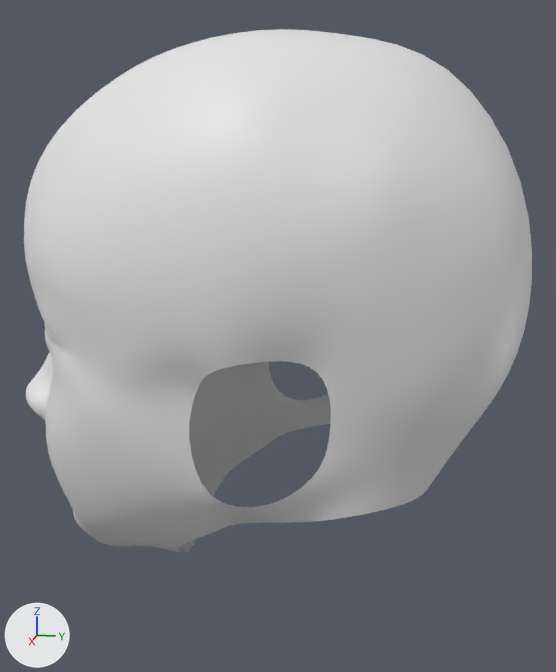
Renders of the Blender file 31.07.2025_Character.blend from each side of a commit.
Camera for both pictures: a 50 mm camera at (0.281, 0.033, 1.609) aimed at (-0.003, -0.024, 1.538). Arrows for +X, +Y and +Z are at lower left; the lights stay in place.

Objects in the first picture: 'Плоскость', 'Сфера'.
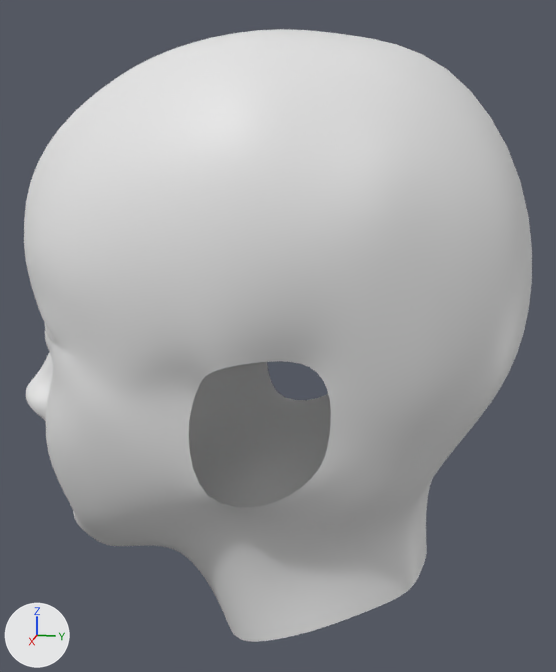
What differs and where, as boxes (x1, y1, x2, y2) in the pictures (556 x 672 px):
'Плоскость', reshaped (17% taller): before (24, 29, 532, 553); after (24, 29, 532, 642)
part 1 of me_плоскость, built on: before (93, 362, 462, 553); after (93, 362, 461, 642)

Diff of the bpy script that builds the scene:
```diff
--- a/31.07.2025_Character.blend.py
+++ b/31.07.2025_Character.blend.py
@@ me_плоскость @@
 # used by ob_плоскость; location = (0.0, 0.0, 0.0)
-me_плоскость.from_pydata(...)  # 319 vertices, 271 faces; spans x 0.0..0.071, y -0.13..0.071, z 1.438..1.65
+me_плоскость.from_pydata(...)  # 339 vertices, 289 faces; spans x 0.0..0.071, y -0.13..0.071, z 1.416..1.65
+# me_плоскость part 1
+# 11 vertices move from x 0.0..0.056, y -0.059..0.042, z 1.438..1.498 to x 0.0..0.056, y -0.06..0.042, z 1.441..1.497
+# 20 vertices are added at x 0.0..0.039, y -0.052..0.037, z 1.416..1.479
+# 18 new faces join them
 me_плоскость.materials.append(mat_материал)
```
